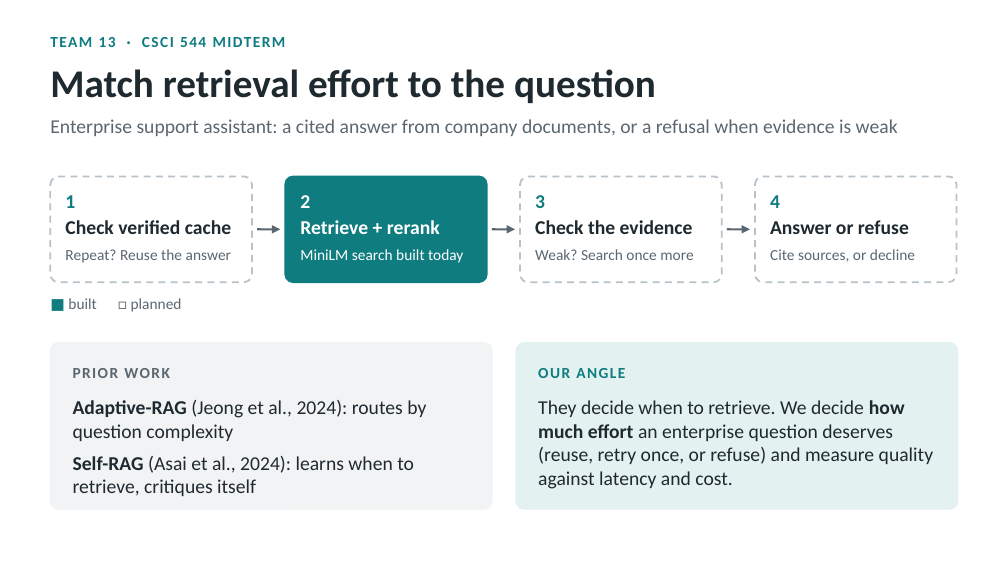
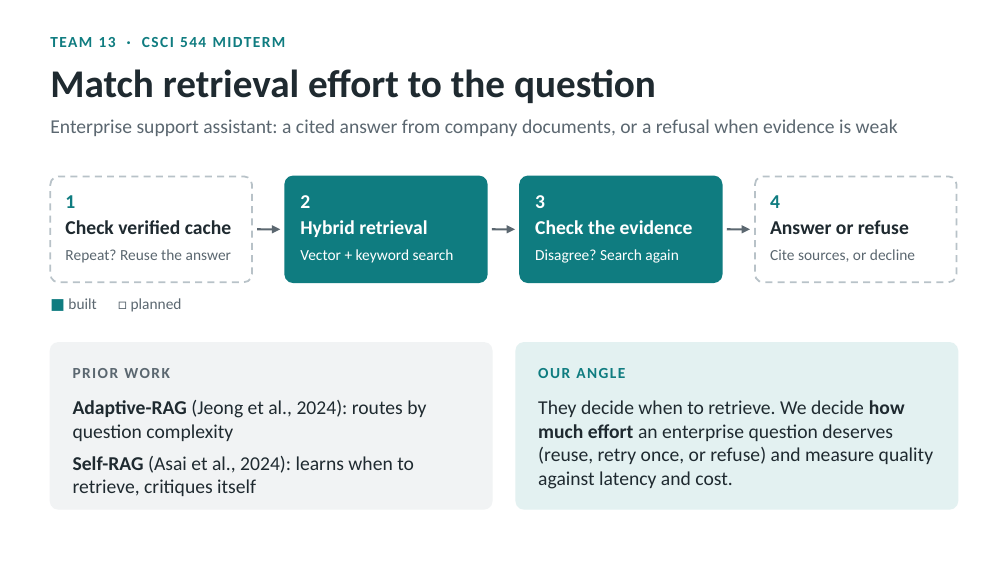
Before and after one commit to Soorya2201/adaptive-enterprise-rag, a slide deck: slide 1 of docs/presentation/Team13-Midterm-v2.pptx. Drawn at 1008x567 pixels with LibreOffice and Linux fonts; fonts in the diff are those of the drawing. Boxes give left, top, right and bottom in pixels: in the first picture for what was removed or moved away, otherwise in the second. Text is boxed around its words. In the diff, an @@ line names an element or a change of style, - is before the commit and + after.

```diff
--- a/docs/presentation/Team13-Midterm-v2.pptx
+++ b/docs/presentation/Team13-Midterm-v2.pptx
@@ rounded rectangle at (x1=520, y1=176, x2=722, y2=282): fill #FFFFFF to #0F7C80; outline #B8C2C8 1.25 pt dashed to #0F7C80 1.25 pt @@
@@ text "3" at (x1=535, y1=195, x2=545, y2=208): text colour #0F7C80 to #FFFFFF @@
@@ text at (x1=300, y1=220, x2=427, y2=237): text changed @@
-Retrieve + rerank
+Hybrid retrieval
@@ text "Check the evidence" at (x1=535, y1=220, x2=693, y2=234): text colour #1F2A30 to #FFFFFF @@
@@ text at (x1=300, y1=249, x2=454, y2=263): text changed @@
-MiniLM search built today
+Vector + keyword search
@@ text at (x1=535, y1=249, x2=678, y2=263): text changed; text colour #5B6770 to #FFFFFF @@
-Weak? Search once more
+Disagree? Search again
```
Also in this commit, not shown: 1 other slide changed, 1 other file.
